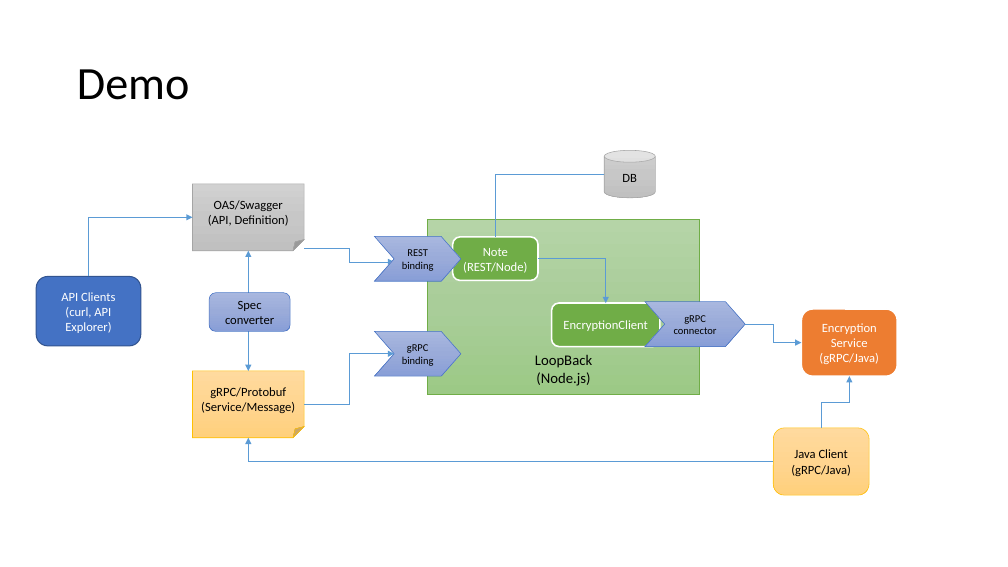
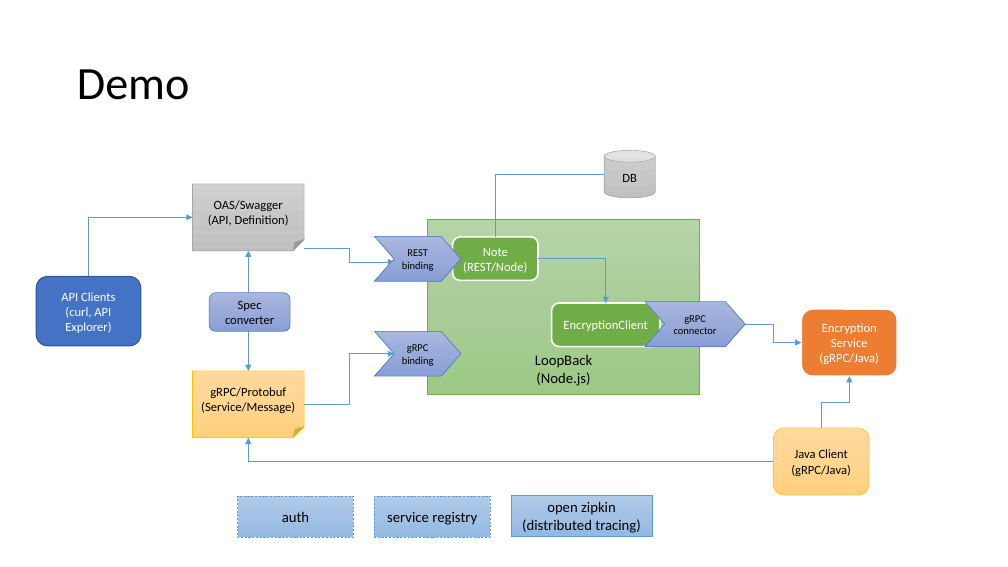
Before and after one commit to strongloop/loopback-example-polyglot, a slide deck: slide 11 of Polyglot Microservices.pptx. Drawn at 1008x567 pixels with LibreOffice and Linux fonts; fonts in the diff are those of the drawing. Boxes give left, top, right and bottom in pixels: in the first picture for what was removed or moved away, otherwise in the second. Text is boxed around its words. In the diff, an @@ line names an element or a change of style, - is before the commit and + after.

Commit message:
More zipkin integration

```diff
--- a/Polyglot Microservices.pptx
+++ b/Polyglot Microservices.pptx
@@ rectangle added at box(238, 496, 354, 538), fill gradient #B1CBE9 to #A3C1E5 to #93B9E4, outline #5B9BD5 0.5 pt dashed, 14 pt, text #000000 @@
+auth
@@ rectangle added at box(374, 496, 490, 538), fill gradient #B1CBE9 to #A3C1E5 to #93B9E4, outline #5B9BD5 0.5 pt dashed, 14 pt, text #000000 @@
+service registry
@@ rectangle added at box(511, 495, 652, 537), fill gradient #B1CBE9 to #A3C1E5 to #93B9E4, outline #5B9BD5 0.5 pt, 14 pt, text #000000 @@
+open zipkin
+(distributed tracing)
```
Also in this commit, not shown: 2 other slides changed, 3 other files.
